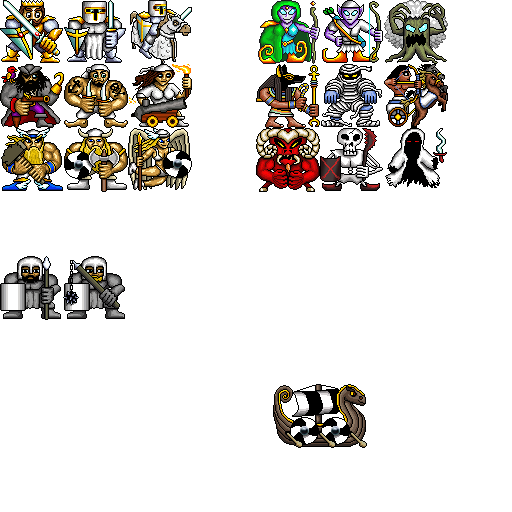
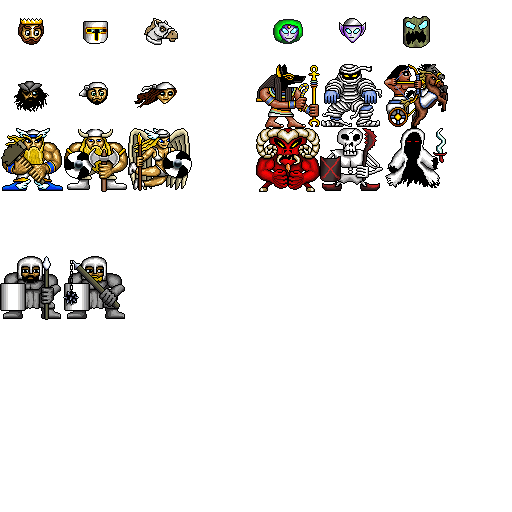
Before/after of a 512x512 layered artwork. What changed in the layer stack:
painted on "Colour" over [77, 0, 448, 444]
painted on "Detail" over [0, 0, 447, 448]
